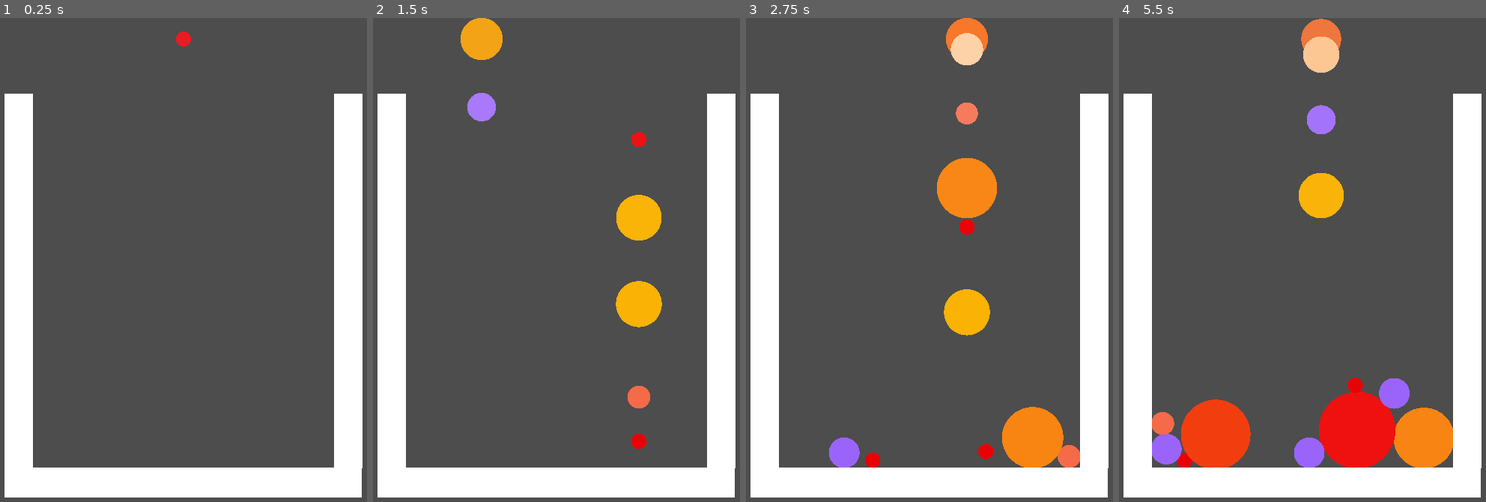
Above: before the commit, frames 1-4 (left to right).
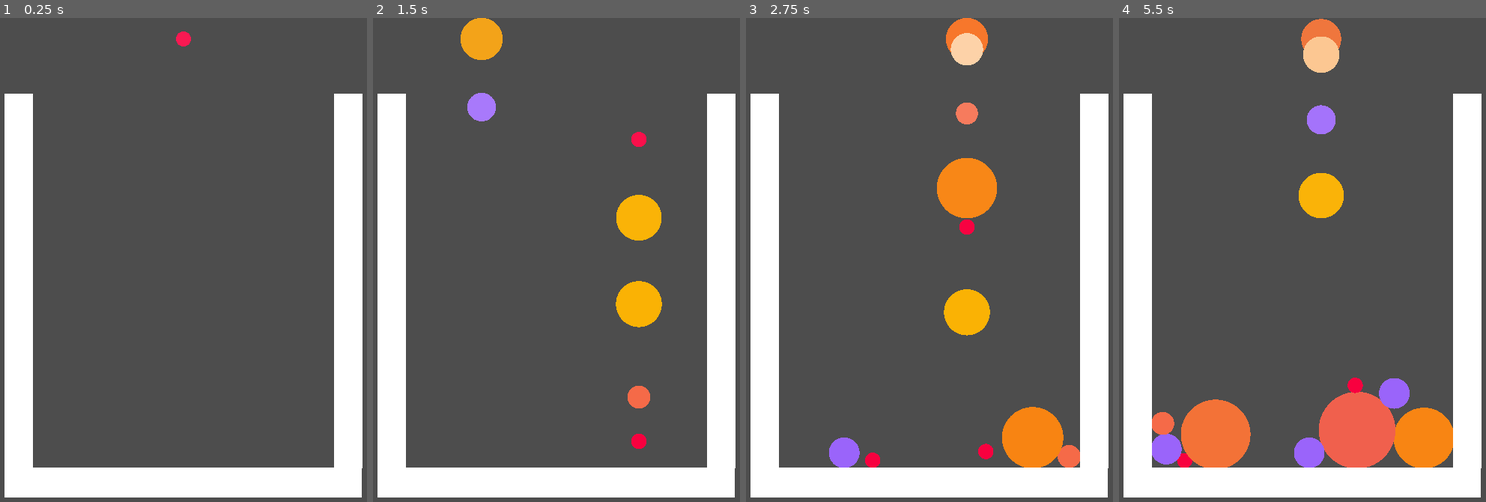
Above: after the commit, the same moments.

Repository: jamchen/melon_game
Game: Godot game, scene res://main.tscn
The game is run twice, just before and just after one commit, with the same random seed, the same clock (stepped at 60 frames per second) and the same inputs.
Inputs (mouse positions are in pixels of both pictures, inside the frame that each line leads up to):
- Up to frame 1 (0.25 s): no input
- Up to frame 2 (1.5 s): tap Enter at 0.5 s; move the mouse to (637, 235) at 0.52 s; hold I 0.53-1.28 s; click (637, 235) at 0.67 s; move the mouse to (483, 284) at 1.27 s; tap I at 1.35 s; click (483, 284) at 1.42 s
- Up to frame 3 (2.75 s): move the mouse to (966, 153) at 2.02 s; hold I from 2.03 s (still down); click (966, 153) at 2.17 s
- Up to frame 4 (5.5 s): move the mouse to (1284, 356) at 2.77 s; release I at 2.78 s; tap I at 2.85, 4.35 s; click (1284, 356) at 2.92 s; move the mouse to (1416, 332) at 3.52 s; hold I 3.53-4.28 s; click (1416, 332) at 3.67 s; move the mouse to (1188, 187) at 4.27 s; click (1188, 187) at 4.42 s; move the mouse to (1320, 260) at 5.02 s; hold I from 5.03 s (still down); click (1320, 260) at 5.17 s

The runs differ from the first frame. In frame 1, 0.1% of the frame differs, in the area x 47-53%, y 2-6%; in frame 2, 0.2%; in frame 3, 0.3%; in frame 4, 4.9%, in the area x 15-76%, y 74-93%.

Commit message:
More pleasing colors

Diff:
--- a/fruit.gd
+++ b/fruit.gd
@@ -11,7 +11,19 @@
 var in_game := false
 
 @export var colors : Array[Color]
-
+const baked_colors := [
+		Color(0.9725, 0, 0.2471, 1),
+		Color(0.9608, 0.4157, 0.2824, 1),
+		Color(0.6039, 0.3922, 0.9804, 1),
+		Color(0.9804, 0.698, 0.0157, 1),
+		Color(0.9725, 0.5176, 0.0706, 1),
+		Color(0.9412, 0.3765, 0.302, 1),
+		Color(0.9725, 0.9294, 0.4588, 1),
+		Color(0.9765, 0.7765, 0.7333, 1),
+		Color(0.949, 0.8118, 0.0118, 1),
+		Color(0.6, 0.8471, 0.0588, 1),
+		Color(0.0784, 0.5686, 0.0314, 1),
+	]
 
 
 static func get_target_scale(level_: int) -> float:
@@ -30,24 +42,17 @@
 		][level_ - 1]
 
 static func get_color(level_: int) -> Color:
-	return [
-		Color(0.9098, 0.0078, 0.0314, 1),
-		Color(0.9608, 0.4157, 0.2824, 1),
-		Color(0.6039, 0.3922, 0.9804, 1),
-		Color(0.9804, 0.698, 0.0157, 1),
-		Color(0.9725, 0.5176, 0.0706, 1),
-		Color(0.9333, 0.0667, 0.0627, 1),
-		Color(0.9725, 0.9294, 0.4588, 1),
-		Color(0.9765, 0.7765, 0.7333, 1),
-		Color(0.949, 0.8118, 0.0118, 1),
-		Color(0.6, 0.8471, 0.0588, 1),
-		Color(0.0784, 0.5686, 0.0314, 1)
-	][level_ - 1]
+	return baked_colors[level_ - 1]
 
 static func get_target_mass(level_: int) -> float:
 	return pow(2.0, level_ - 1)
 
 func _ready():
+	if colors != baked_colors:
+		print("[")
+		for c in colors:
+			print("\t\tColor", c, ",")
+		print("\t]")
 	contact_monitor = true
 	max_contacts_reported = 50
 
--- a/fruit.tscn
+++ b/fruit.tscn
@@ -18,7 +18,7 @@
 contact_monitor = true
 linear_damp = 1.0
 script = ExtResource("1_tr8mk")
-colors = Array[Color]([Color(0.909804, 0.00784314, 0.0313726, 1), Color(0.960784, 0.415686, 0.282353, 1), Color(0.603922, 0.392157, 0.980392, 1), Color(0.980392, 0.698039, 0.0156863, 1), Color(0.972549, 0.517647, 0.0705882, 1), Color(0.933333, 0.0666667, 0.0627451, 1), Color(0.972549, 0.929412, 0.45882 …(165 unchanged characters)…
+colors = Array[Color]([Color(0.972549, 0, 0.247059, 1), Color(0.960784, 0.415686, 0.282353, 1), Color(0.603922, 0.392157, 0.980392, 1), Color(0.980392, 0.698039, 0.0156863, 1), Color(0.972549, 0.517647, 0.0705882, 1), Color(0.941176, 0.376471, 0.301961, 1), Color(0.972549, 0.929412, 0.45882 …(165 unchanged characters)…
 
 [node name="CollisionShape2D" type="CollisionShape2D" parent="."]
 shape = SubResource("CircleShape2D_w0g38")
--- a/kill_plane.gd
+++ b/kill_plane.gd
@@ -1,10 +1,16 @@
 extends Area2D
 
+var restart_queued := false
+
 func _process(_delta):
+	if restart_queued:
+		get_tree().reload_current_scene()
+		return
+
 	for body in get_overlapping_bodies():
 		if body is Fruit and not body.freeze and body.in_game:
 			get_tree().reload_current_scene()
 
 func _on_body_entered(body):
 	if body is Fruit and not body.freeze and body.in_game:
-		get_tree().reload_current_scene()
+		restart_queued = true
--- a/project.godot
+++ b/project.godot
@@ -14,7 +14,7 @@
 run/main_scene="res://main.tscn"
 config/features=PackedStringArray("4.2", "GL Compatibility")
 config/icon="res://icon.svg"
-config/build_datetime="2024-02-04T12:35:39"
+config/build_datetime="2024-02-04T15:39:01"
 
 [autoload]
 
